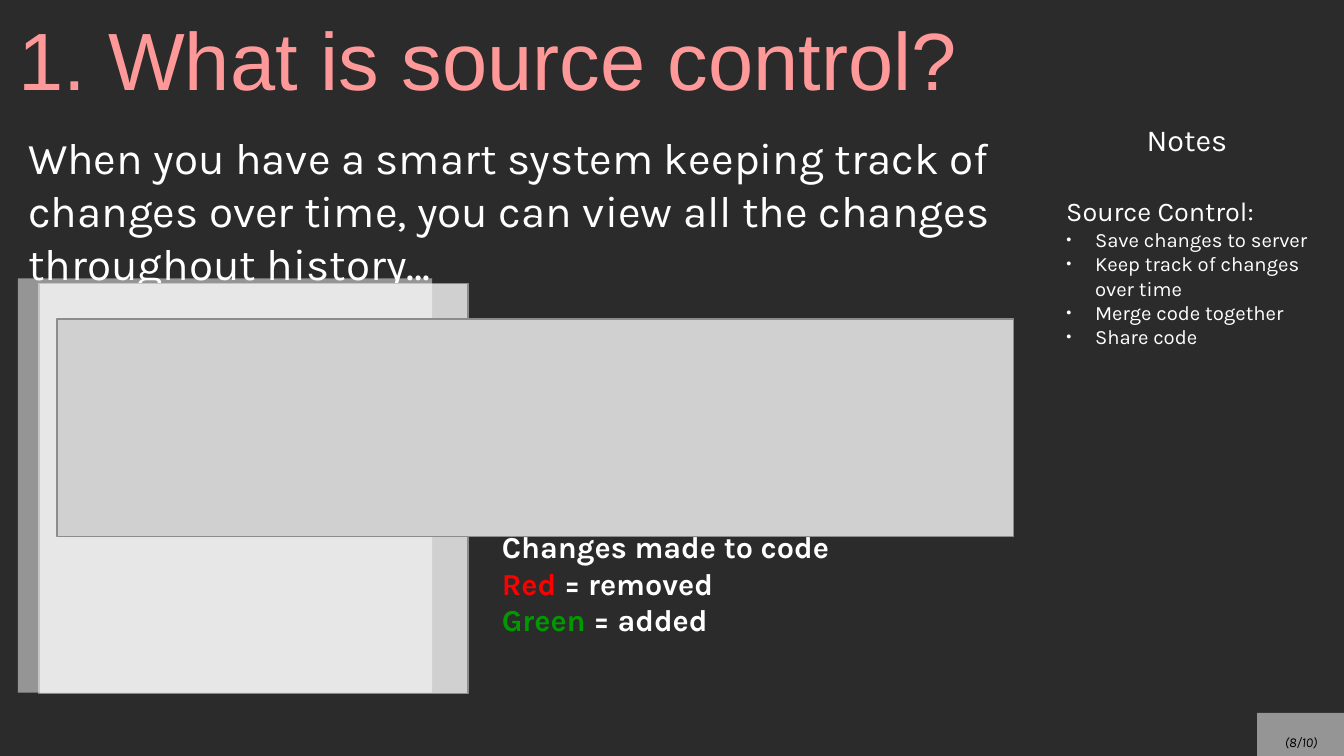
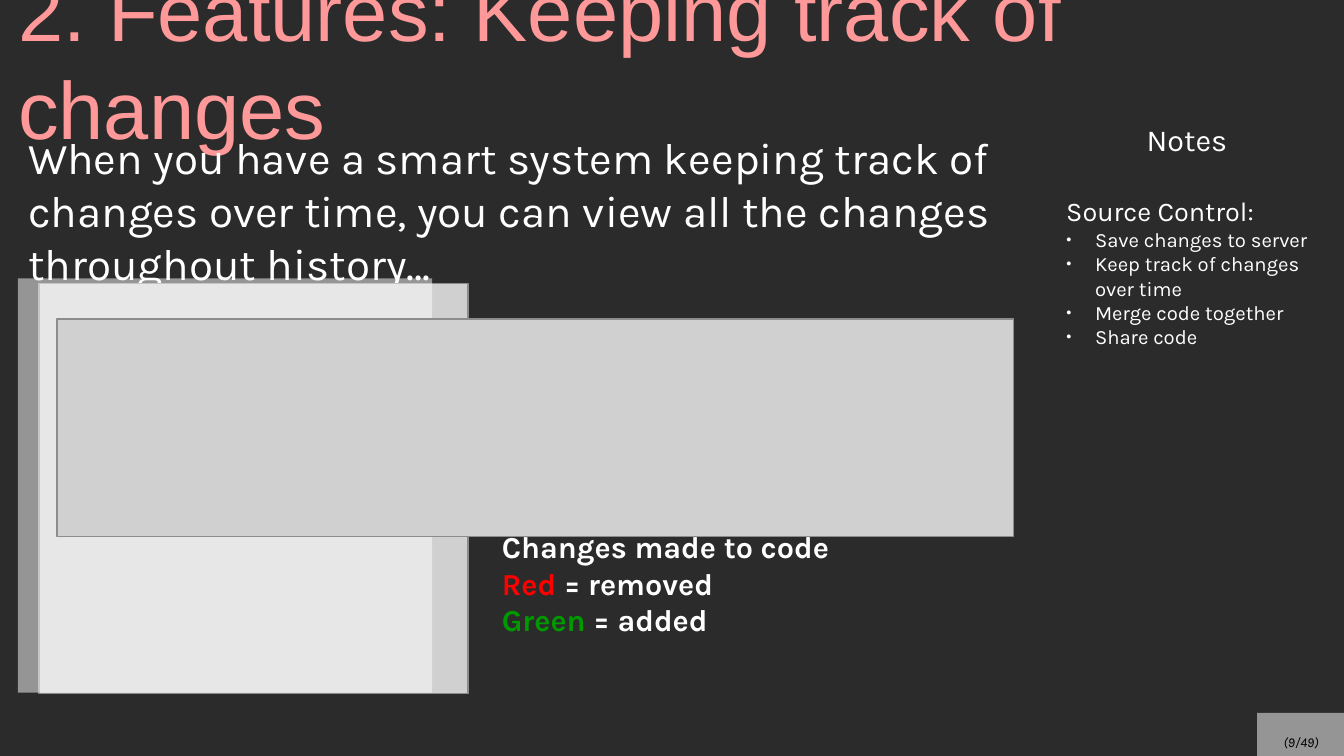
Before and after one commit to mariamhabib/CS250-Data-Structures, a slide deck: slide 9 of Lectures/Slides/Git and Source Control.odp (slide 8 before the commit). Drawn at 1344x756 pixels with LibreOffice and Linux fonts; fonts in the diff are those of the drawing; grey boxes stand for pictures; background and template pictures are left out; a plain dark background stands for a picture behind light text. Boxes give left, top, right and bottom in pixels: in the first picture for what was removed or moved away, otherwise in the second. Text is boxed around its words. In the diff, an @@ line names an element or a change of style, - is before the commit and + after.

Commit message:
Source Control repository

```diff
--- a/Lectures/Slides/Git and Source Control.odp
+++ b/Lectures/Slides/Git and Source Control.odp
@@ title at (x1=18, y1=0, x2=1061, y2=154): text changed @@
-1. What is source control?
+2. Features: Keeping track of changes
@@ page number at (x1=1284, y1=737, x2=1319, y2=748): text changed @@
-(8/10)
+(9/49)
```
Also in this commit, not shown: 2 other slides changed, 42 slides added, 3 slides removed, 1 other file.
